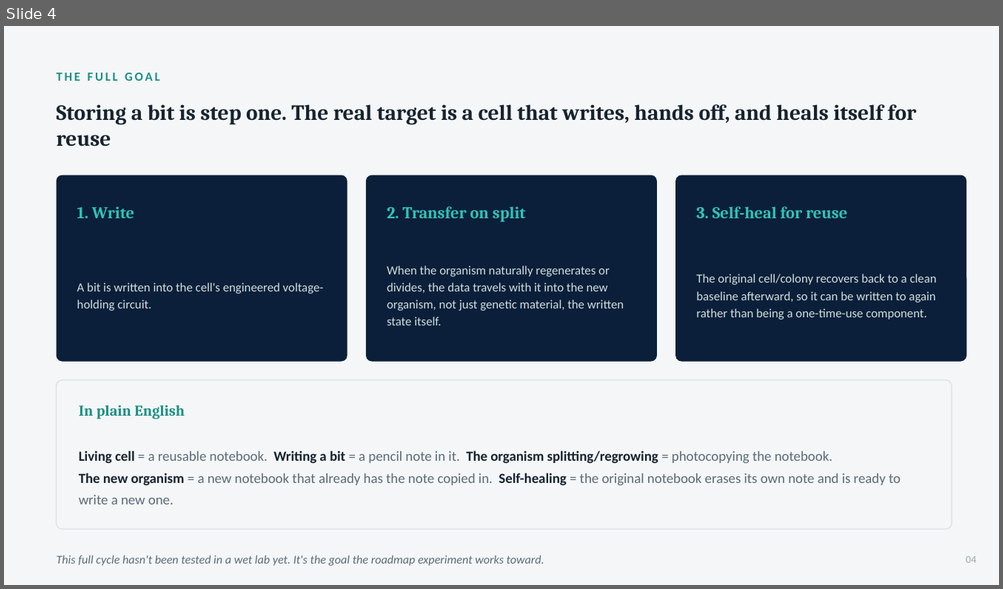
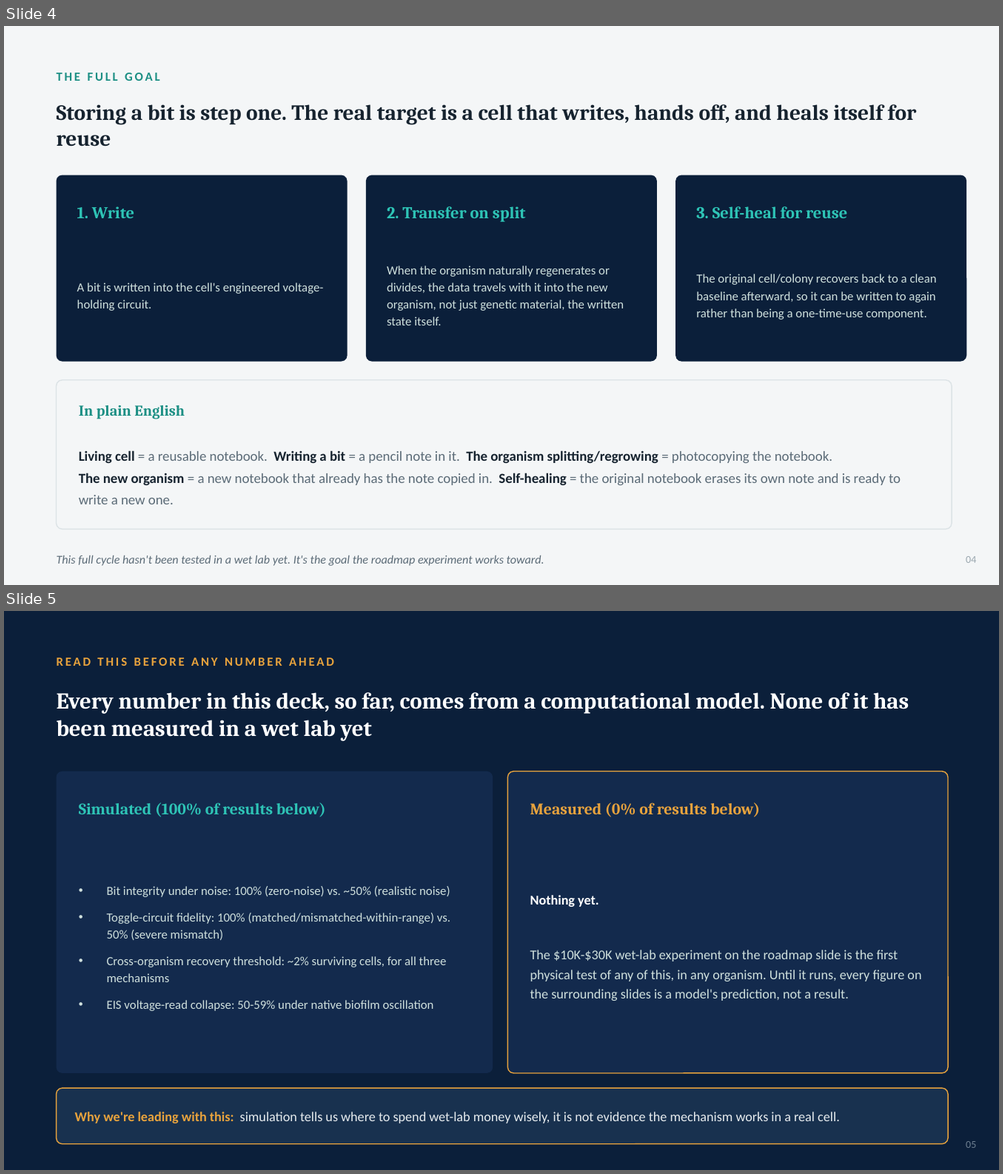
Before and after one commit to rewired89/Acheron, a slide deck: docs/pitch/Acheron_Pitch_Deck.pptx. Shown one above the other, each under a label of ours: slide 4 before the commit, slides 4 and 5 after it. The pictures are 1003x589 and 1003x1174 pixels, drawn with LibreOffice and Linux fonts; fonts in the diff are those of the drawing. Boxes give left, top, right and bottom in pixels: in the first picture for what was removed or moved away, otherwise in the second. Text is boxed around its words. In the diff, an @@ line names an element or a change of style, - is before the commit and + after.

```diff
--- a/docs/pitch/Acheron_Pitch_Deck.pptx
+++ b/docs/pitch/Acheron_Pitch_Deck.pptx
@@ slide 5 added at (4, 611, 999, 1170), background #0B1F3A @@
@@ text added at (57, 658, 334, 666), 12 pt, text #E8A33D, bold @@
+READ THIS BEFORE ANY NUMBER AHEAD
@@ text added at (57, 692, 908, 741), 22 pt, text #FFFFFF, bold @@
+Every number in this deck, so far, comes from a computational model. None of it has been measured in a wet lab yet
@@ rounded rectangle added at (57, 772, 492, 1073), fill #132A4D @@
@@ rounded rectangle added at (508, 772, 948, 1073), fill #132A4D, outline #E8A33D 1 pt @@
@@ text added at (79, 803, 326, 817), 15.5 pt, text #2EC4B6, bold @@
+Simulated (100% of results below)
@@ text added at (530, 803, 760, 817), 15.5 pt, text #E8A33D, bold @@
+Measured (0% of results below)
@@ text added at (107, 886, 450, 1011), 12 pt, text #CFE0DD @@
+• Bit integrity under noise: 100% (zero-noise) vs. ~50% (realistic noise)
+• Toggle-circuit fidelity: 100% (matched/mismatched-within-range) vs. 50% (severe mismatch)
+• Cross-organism recovery threshold: ~2% surviving cells, for all three mechanisms
+• EIS voltage-read collapse: 50-59% under native biofilm oscillation
@@ text added at (530, 895, 921, 1001), 13 pt, text #CFE0DD @@
+Nothing yet.
+The $10K-$30K wet-lab experiment on the roadmap slide is the first physical test of any of this, in any organism. Until it runs, every figure on the surrounding slides is a model's prediction, not a result.
@@ rounded rectangle added at (57, 1088, 948, 1145), fill #18314F, outline #E8A33D 1 pt @@
@@ text added at (75, 1112, 839, 1124), 13 pt, text #E7ECEF @@
+Why we're leading with this: simulation tells us where to spend wet-lab money wisely, it is not evidence the mechanism works in a real cell.
@@ text added at (965, 1142, 976, 1148), 10 pt, text #6E7F91 @@
+05
```
Also in this commit, not shown: 12 slides changed, 2 other slides added, 3 other files.
